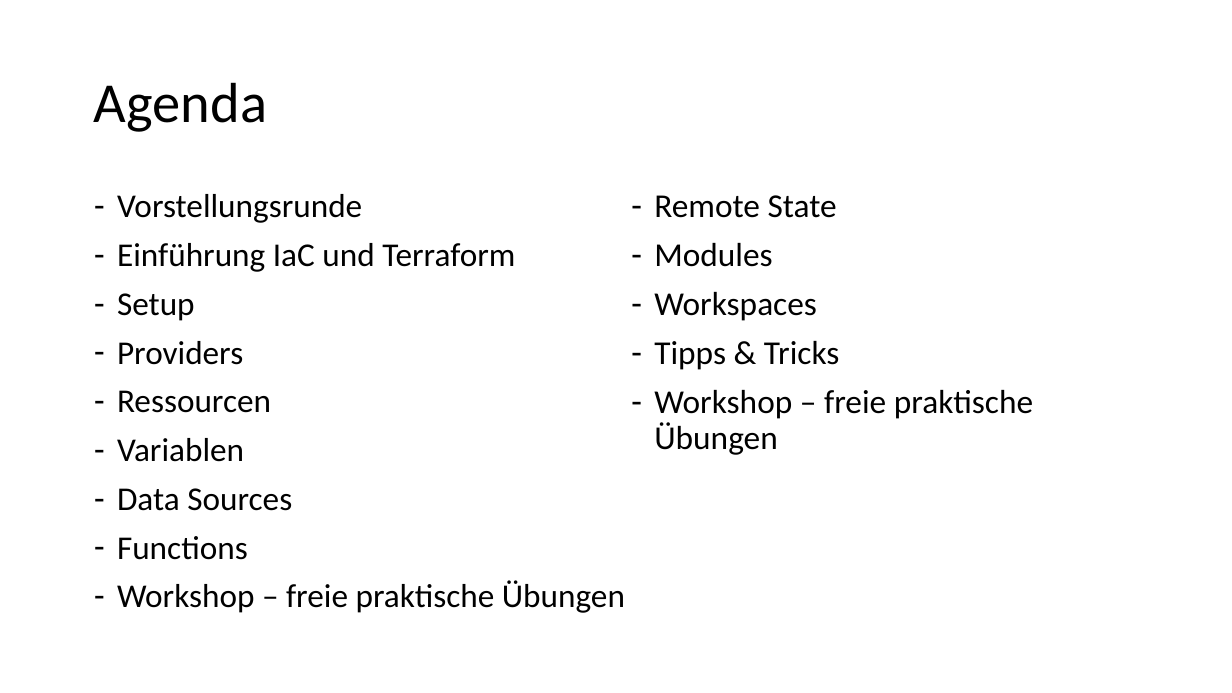
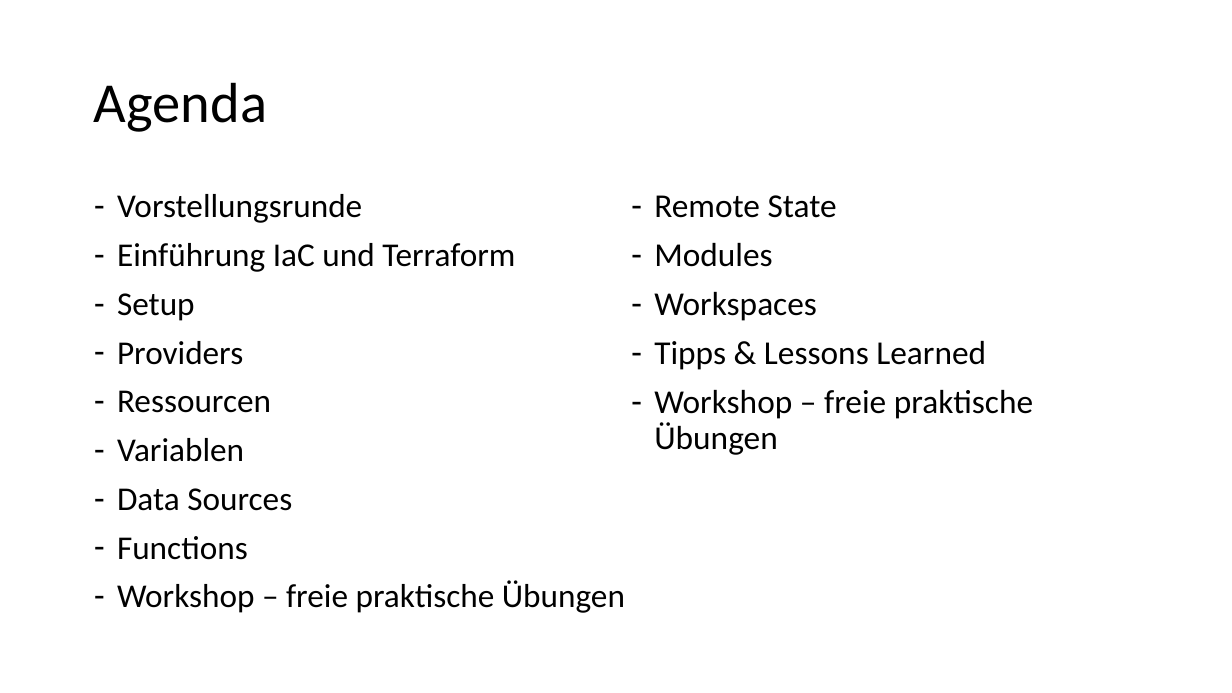
Before and after one commit to djakielski/terraform-schulung, a slide deck: slide 2 of Modul_01_IaC_Terraform_Intro/IaC.pptx. Drawn at 1232x693 pixels with LibreOffice and Linux fonts; fonts in the diff are those of the drawing. Boxes give left, top, right and bottom in pixels: in the first picture for what was removed or moved away, otherwise in the second. Text is boxed around its words. In the diff, an @@ line names an element or a change of style, - is before the commit and + after.

Commit message:
added presentation for modul 10 minor update of agenda added example for webserver with lb

```diff
--- a/Modul_01_IaC_Terraform_Intro/IaC.pptx
+++ b/Modul_01_IaC_Terraform_Intro/IaC.pptx
@@ text at [654,341,986,370]: text changed @@
-– Tipps & Tricks
+– Tipps & Lessons Learned
```
Also in this commit, not shown: 5 other files.
